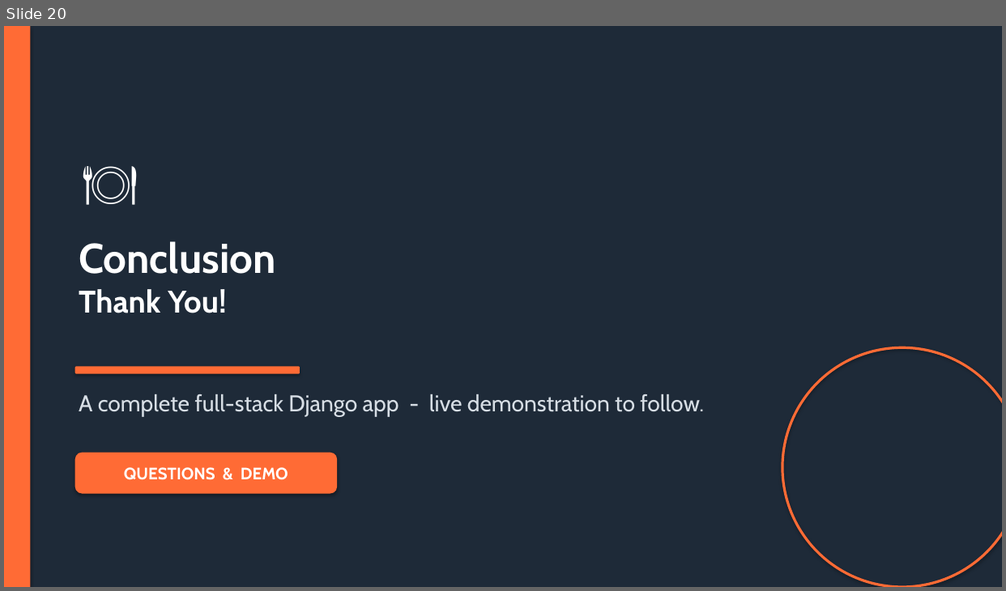
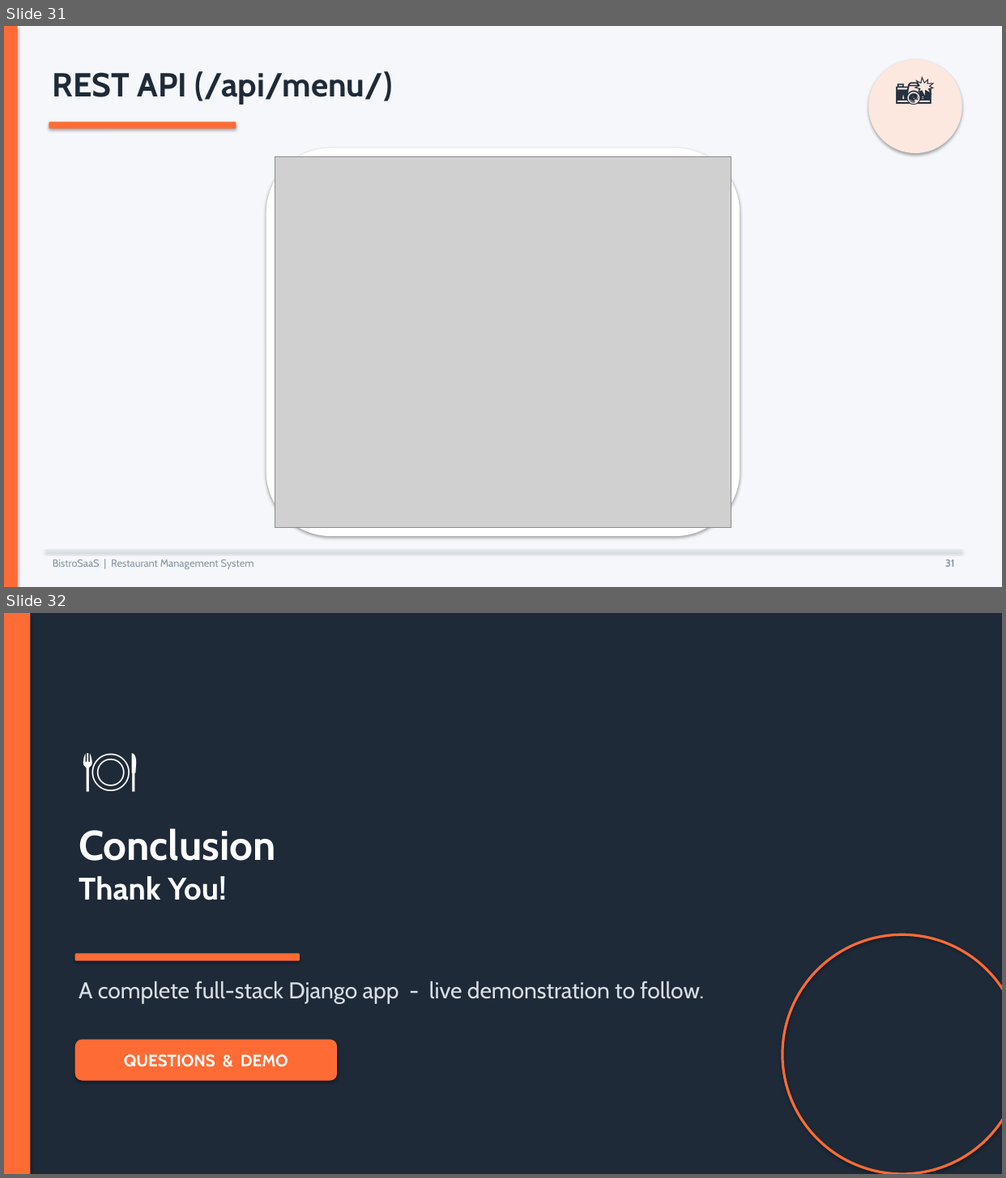
Before and after one commit to afridi-mussa/Resturant-Management-System, a slide deck: docs/Project_Presentation.pptx. Shown one above the other, each under a label of ours: slide 20 before the commit, slides 31 and 32 after it. The pictures are 1006x591 and 1006x1178 pixels, drawn with LibreOffice and Linux fonts; fonts in the diff are those of the drawing; grey boxes stand for pictures. Boxes give left, top, right and bottom in pixels: in the first picture for what was removed or moved away, otherwise in the second. Text is boxed around its words. In the diff, an @@ line names an element or a change of style, - is before the commit and + after.

```diff
--- a/docs/Project_Presentation.pptx
+++ b/docs/Project_Presentation.pptx
@@ slide 31 added at bbox=[4, 26, 1002, 587], background #F5F7FA @@
@@ rectangle added at bbox=[4, 26, 18, 587], fill #FF6B35 @@
@@ text added at bbox=[53, 71, 393, 105], 32 pt, text #1E2A38, bold @@
+REST API (/api/menu/)
@@ ellipse added at bbox=[868, 60, 962, 153], fill #FDE8DF @@
@@ text added at bbox=[868, 63, 962, 149], 36 pt, text #243140 @@
+📸
@@ rounded rectangle added at bbox=[49, 122, 236, 129], fill #FF6B35 @@
@@ rounded rectangle added at bbox=[266, 148, 740, 536], fill #FFFFFF @@
@@ picture added at bbox=[275, 157, 731, 527] @@
@@ rectangle added at bbox=[45, 550, 962, 552], fill #DDE3E9 @@
@@ text added at bbox=[53, 560, 254, 570], 10 pt, text #8A97A5 @@
+BistroSaaS | Restaurant Management System
@@ text added at bbox=[945, 560, 955, 567], 10 pt, text #8A97A5, bold @@
+31
@@ what was slide 20 is now slide 32 @@
```
Also in this commit, not shown: 11 other slides added, 15 other files.
